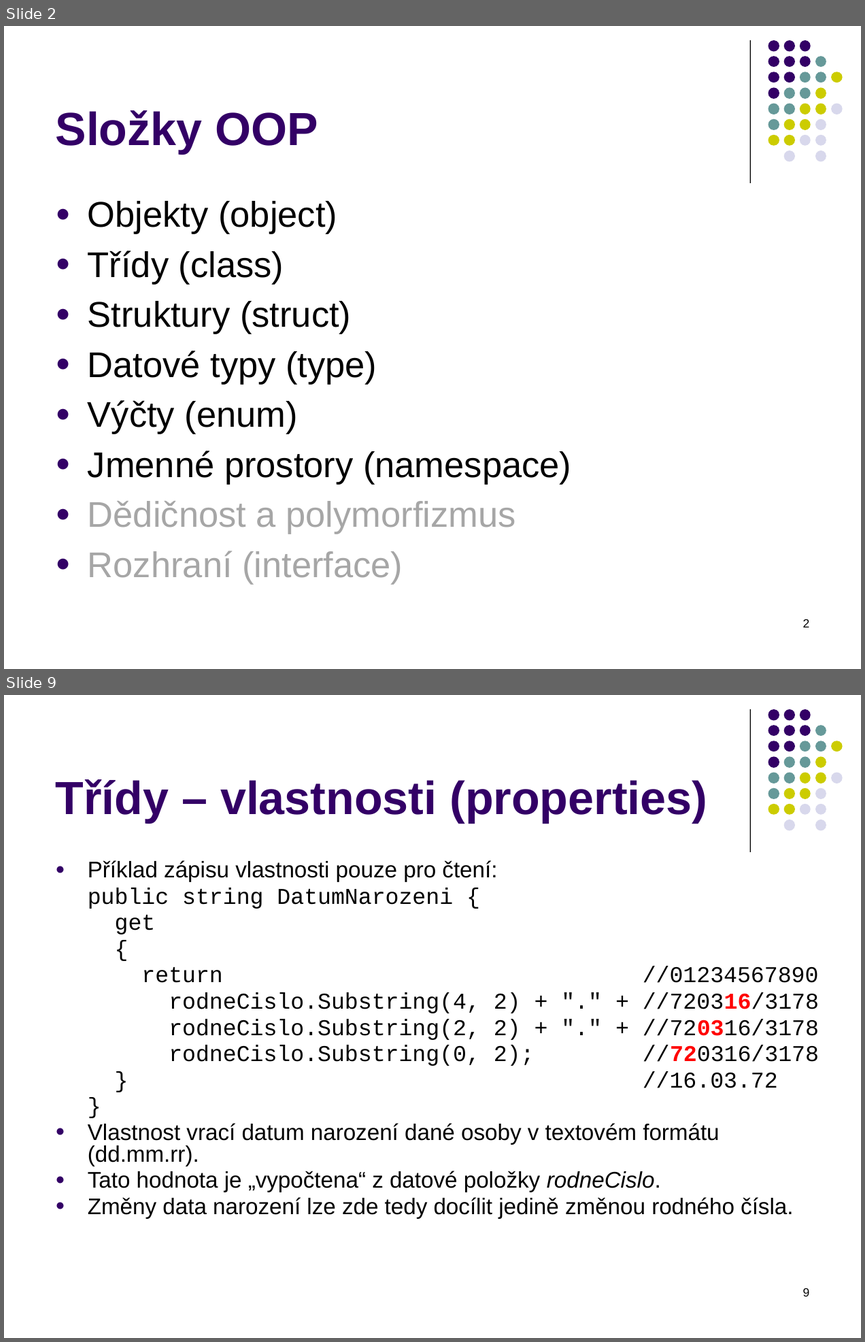
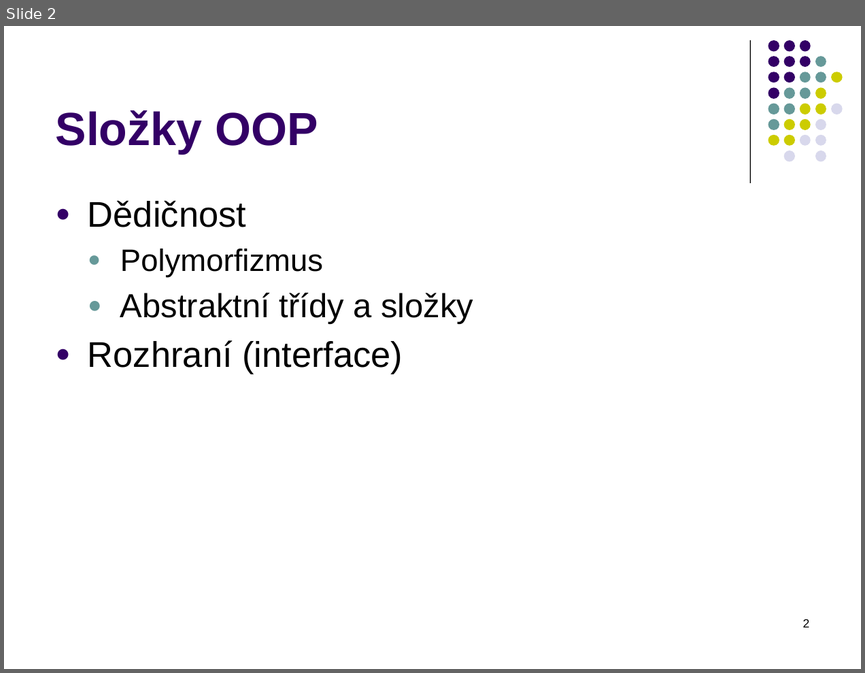
Before and after one commit to PetrVobornik/prednasky, a slide deck: Xamarin.Forms/01-OOP-a-NET/OOP-2-dedicnost.ppsx. Shown one above the other, each under a label of ours: slides 2 and 9 before the commit, slide 2 after it; the slides between them are not shown. The pictures are 865x1342 and 865x673 pixels, drawn with LibreOffice and Linux fonts; fonts in the diff are those of the drawing. Boxes give left, top, right and bottom in pixels: in the first picture for what was removed or moved away, otherwise in the second. Text is boxed around its words. In the diff, an @@ line names an element or a change of style, - is before the commit and + after.

```diff
--- a/Xamarin.Forms/01-OOP-a-NET/OOP-2-dedicnost.ppsx
+++ b/Xamarin.Forms/01-OOP-a-NET/OOP-2-dedicnost.ppsx
@@ slide 9 removed at box(4, 695, 861, 1338), background #FFFFFF; not listed: 32 template elements that a slide beside it also shows @@
@@ title removed at box(56, 779, 707, 823) @@
-Třídy – vlastnosti (properties)
@@ text removed at box(88, 860, 819, 1218) @@
-● Příklad zápisu vlastnosti pouze pro čtení:
-public string DatumNarozeni {
-get
-{
-return //01234567890
-rodneCislo.Substring(4, 2) + "." + //720316/3178
-rodneCislo.Substring(2, 2) + "." + //720316/3178
-rodneCislo.Substring(0, 2); //720316/3178
-} //16.03.72
-}
-● Vlastnost vrací datum narození dané osoby v textovém formátu (dd.mm.rr).
-● Tato hodnota je „vypočtena“ z datové položky rodneCislo.
-● Změny data narození lze zde tedy docílit jedině změnou rodného čísla.
@@ page number removed at box(803, 1287, 810, 1296) @@
-9
@@ slide 2 changed as well @@
@@ text at box(88, 200, 473, 324): text changed; size 30 to 28 pt @@
-● Objekty (object)
-● Třídy (class)
-● Struktury (struct)
-● Datové typy (type)
-● Výčty (enum)
-● Jmenné prostory (namespace)
-● Dědičnost a polymorfizmus
+● Dědičnost
+  ● Polymorfizmus
+  ● Abstraktní třídy a složky
@@ text at box(88, 340, 402, 374): text colour #A6A6A6 to #000000 in "Rozhraní (interface)" @@
```
Also in this commit, not shown: 4 other slides changed, 8 slides added, 21 other slides removed, 1 other file.
